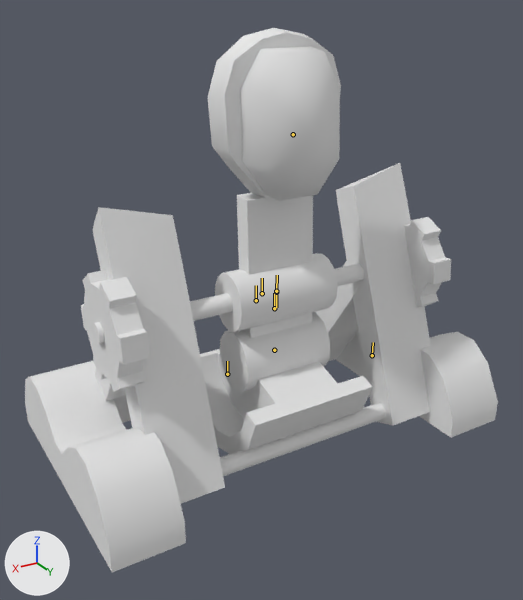
A saved change to the glTF model Project/party/scene/minigame/02 home run/model/Catapult.glb.
Camera for both pictures: a 50 mm lens placed at (26.2, 174.8, 35.5), pointed at (2.5, 135.4, 15.8). Arrows for +X, +Y and +Z are at lower left; the lights stay in place. The older version comes first. The bones that bend it are drawn over the model as lines.

Objects in the first picture: 'CatapultMesh'.
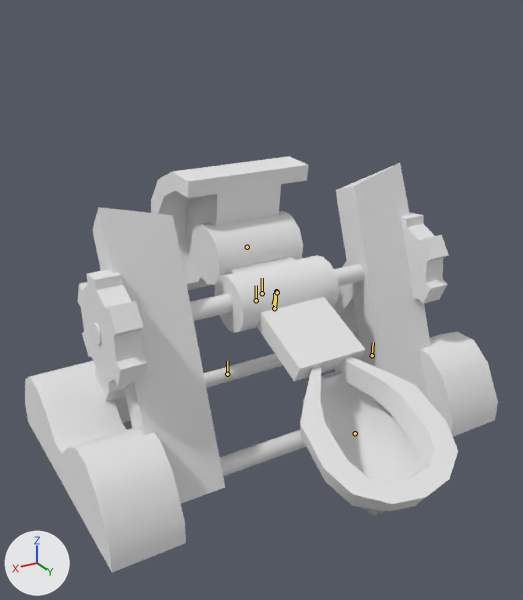
The newer file adds an action. The first version stands in its rest pose; the second is drawn at frame 80 of the action 'catapult'.

Where the change shows, as pixel boxes (x1, y1, x2, y2) in the pictures (523 x 600 px):
'CatapultMesh', posed (23% shorter): before (25, 28, 498, 572); after (25, 156, 498, 572)
bone 'st_106_catapult_Bone_0005', root to tip: before (276, 291) to (277, 275); after (276, 291) to (275, 306)
bone 'st_106_catapult_Bone_0006', root to tip: before (276, 291) to (276, 307); after (276, 291) to (273, 304)
bone 'st_106_catapult_Bone_0007', root to tip: before (276, 292) to (276, 291); after (276, 292) to (277, 292)

The edits, one by one:
Bone 'st_106_catapult_Bone_0005' (bone_st_106_catapult_bone_0005) turns from (0, 0, 0) to (174, 0, 0) degrees about its own x, y and z.
Bone 'st_106_catapult_Bone_0006' (bone_st_106_catapult_bone_0006) turns from (0, 0, 0) to (20, -180, 0) degrees about its own x, y and z.
Bone 'st_106_catapult_Bone_0007' (bone_st_106_catapult_bone_0007) turns from (0, 0, 0) to (115, 0, 0) degrees about its own x, y and z.
